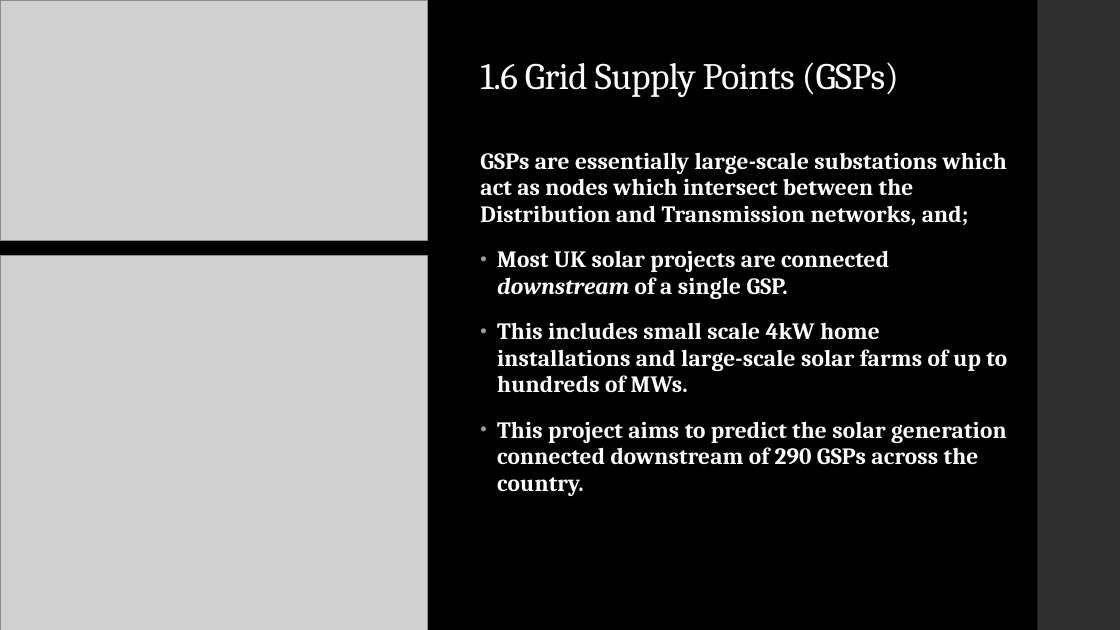
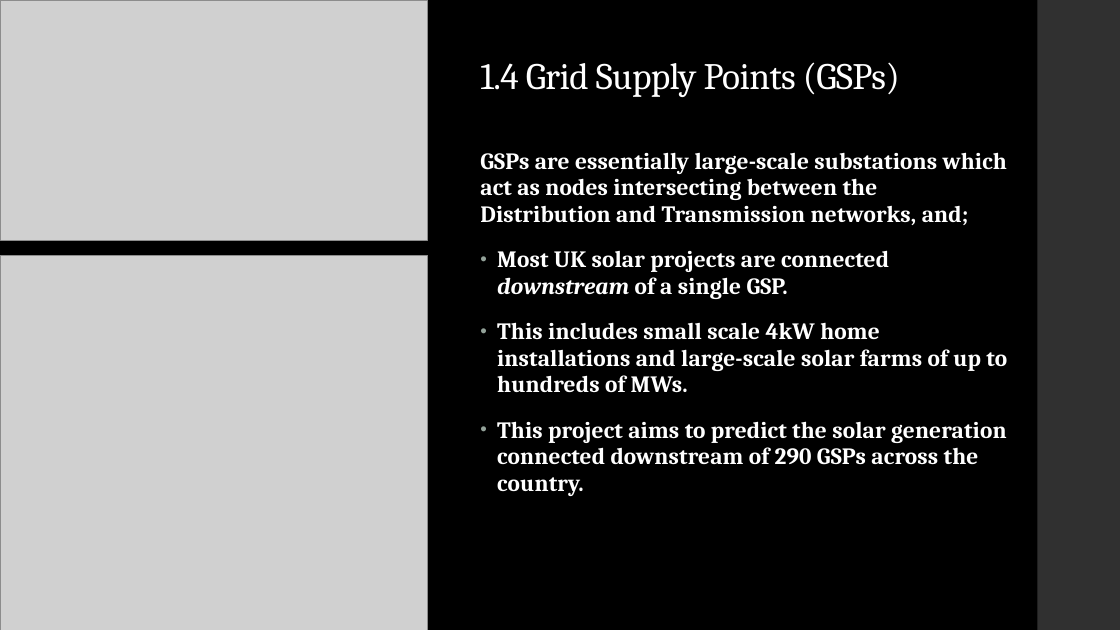
Before and after one commit to samhsforrest-collab/UK-Embedded-Solar-2026, a slide deck: slide 7 of presentation/UK Embedded Solar Generation.pptx (slide 8 before the commit). Drawn at 1120x630 pixels with LibreOffice and Linux fonts; fonts in the diff are those of the drawing; grey boxes stand for pictures. Boxes give left, top, right and bottom in pixels: in the first picture for what was removed or moved away, otherwise in the second. Text is boxed around its words. In the diff, an @@ line names an element or a change of style, - is before the commit and + after.

```diff
--- a/presentation/UK Embedded Solar Generation.pptx
+++ b/presentation/UK Embedded Solar Generation.pptx
@@ title at (x1=480, y1=62, x2=900, y2=97): text changed @@
-1.6 Grid Supply Points (GSPs)
+1.4 Grid Supply Points (GSPs)
@@ text at (x1=480, y1=152, x2=1007, y2=225): text changed @@
-GSPs are essentially large-scale substations which act as nodes which intersect between the Distribution and Transmission networks, and;
+GSPs are essentially large-scale substations which act as nodes intersecting between the Distribution and Transmission networks, and;
```
Also in this commit, not shown: 9 other slides changed, 1 other file.
